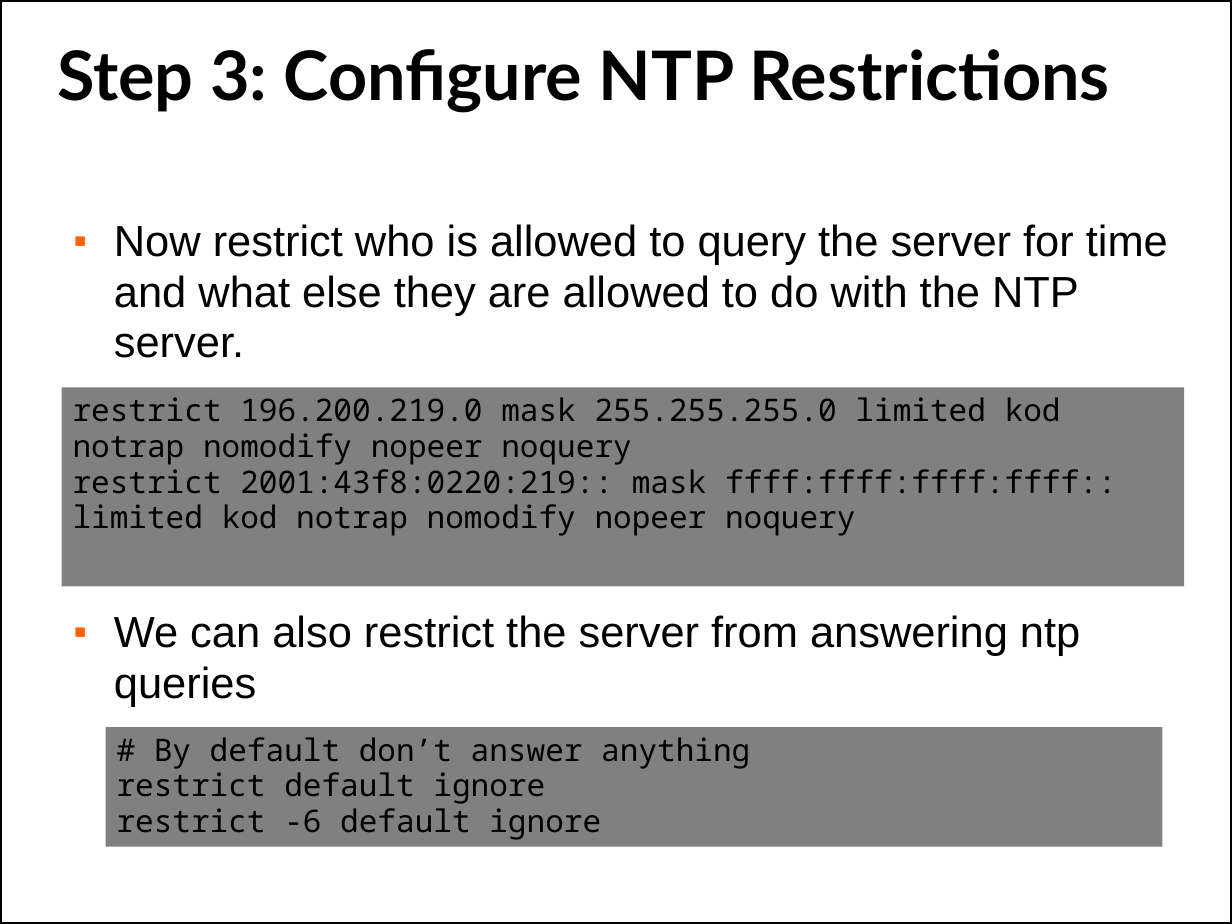
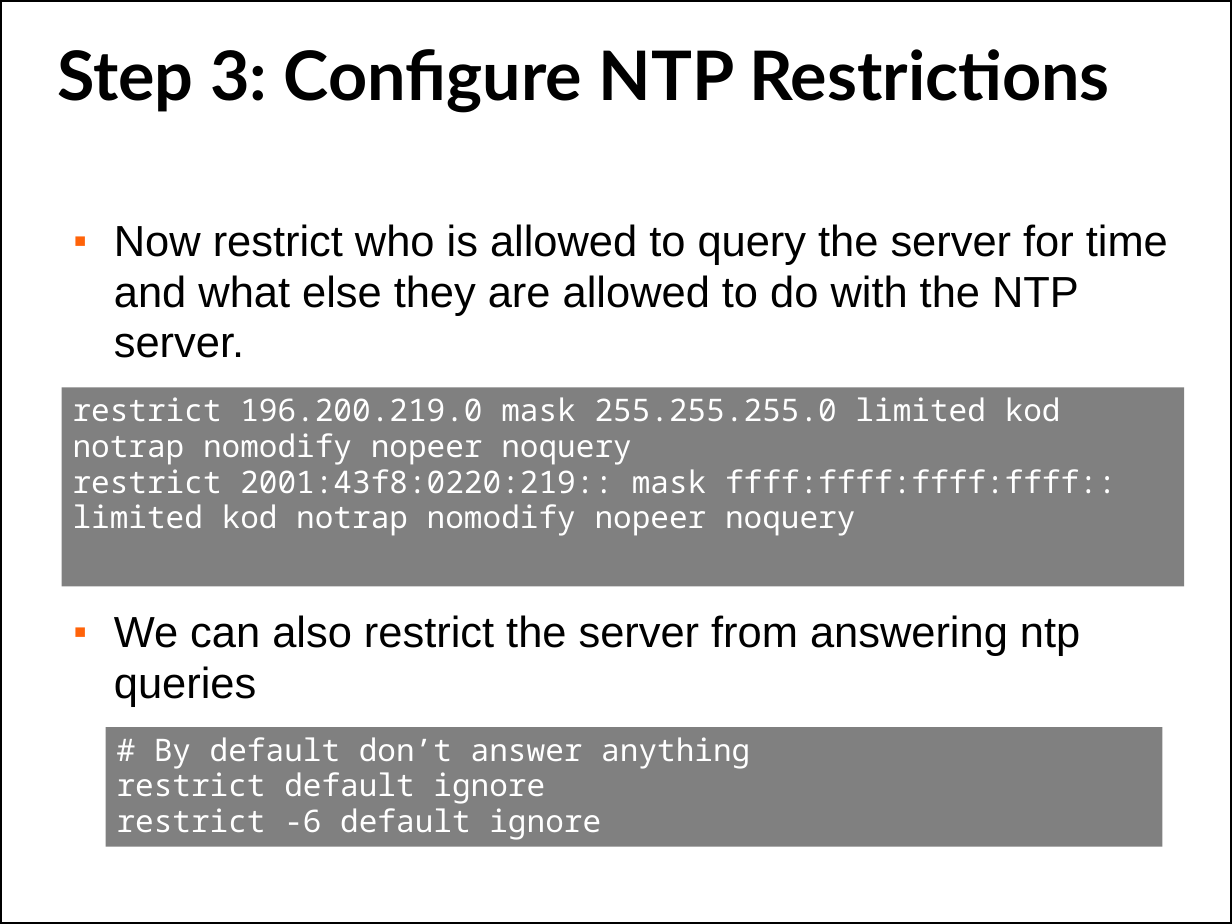
Before and after one commit to afnog/sse, a slide deck: slide 15 of ntp/ntp-service.pptx. Drawn at 1232x924 pixels with LibreOffice and Linux fonts; fonts in the diff are those of the drawing; background and template pictures are left out. Boxes give left, top, right and bottom in pixels: in the first picture for what was removed or moved away, otherwise in the second. Text is boxed around its words. In the diff, an @@ line names an element or a change of style, - is before the commit and + after.

```diff
--- a/ntp/ntp-service.pptx
+++ b/ntp/ntp-service.pptx
@@ rectangle "restrict 196.200.219.0 mask 255.255.255.0 limited ..." at <box>61,388,1185,587</box>: text colour #000000 to #FFFFFF @@
@@ rectangle "# By default don’t answer ..." at <box>105,727,1163,846</box>: text colour #000000 to #FFFFFF @@
```
Also in this commit, not shown: 8 other slides changed, 1 slide removed, 1 other file.
